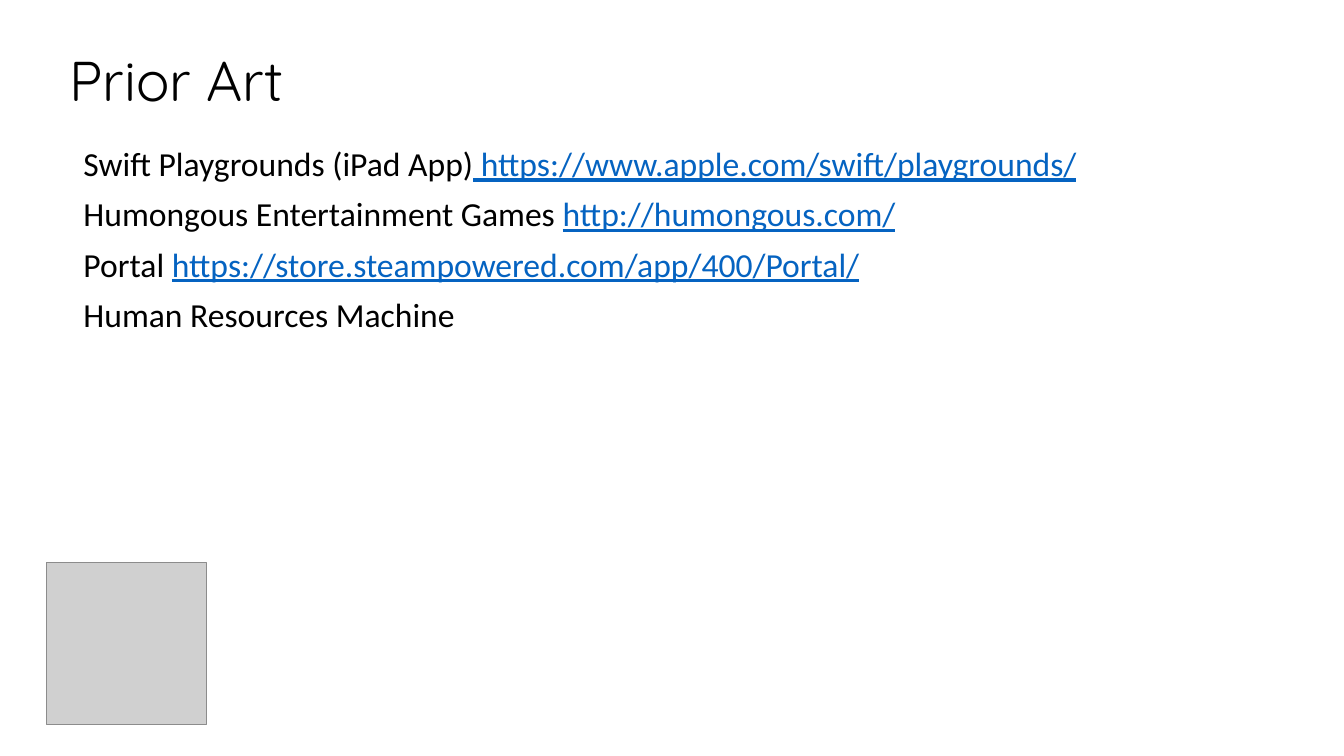
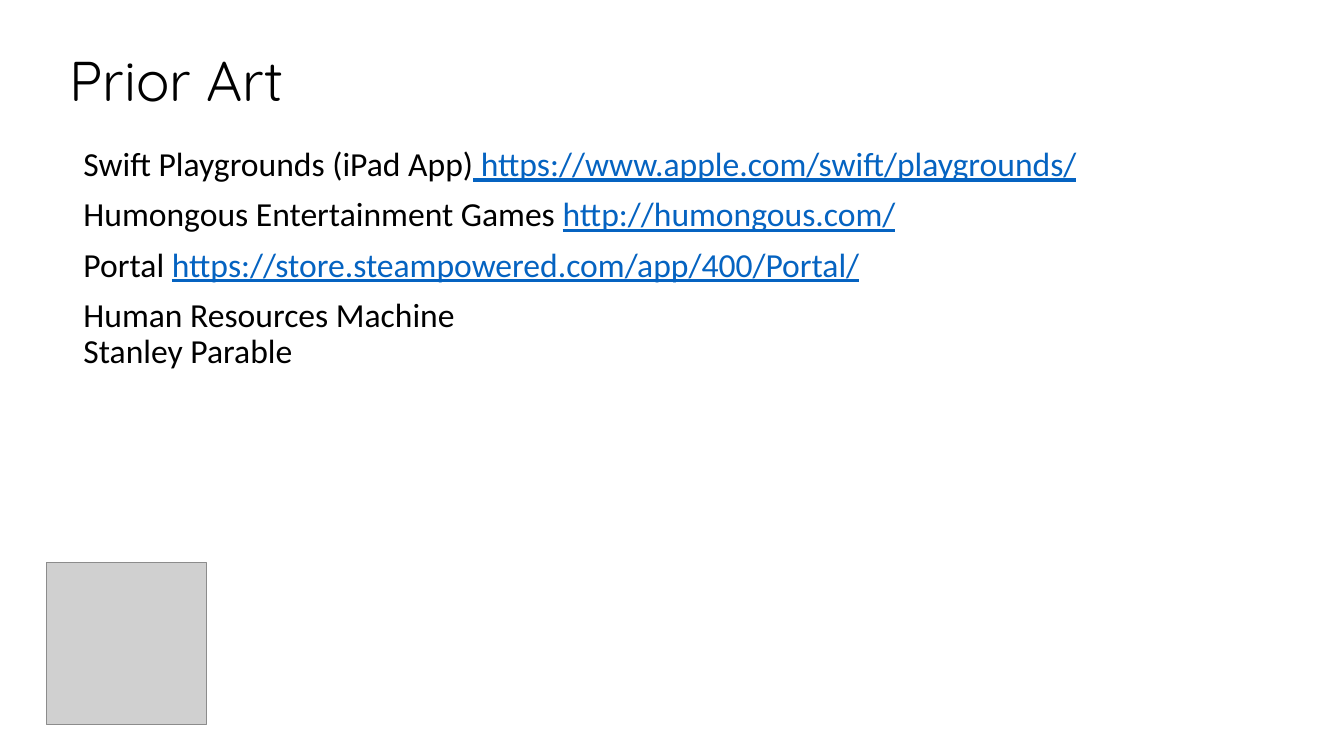
Before and after one commit to normannguyen/Matchablks, a slide deck: slide 10 of SIP_Round1_SIP_Norman-2.pptx (slide 9 before the commit). Drawn at 1344x756 pixels with LibreOffice and Linux fonts; fonts in the diff are those of the drawing; grey boxes stand for pictures; background and template pictures are left out. Boxes give left, top, right and bottom in pixels: in the first picture for what was removed or moved away, otherwise in the second. Text is boxed around its words. In the diff, an @@ line names an element or a change of style, - is before the commit and + after.

```diff
--- a/SIP_Round1_SIP_Norman-2.pptx
+++ b/SIP_Round1_SIP_Norman-2.pptx
@@ text at [83, 303, 455, 369]: text changed @@
-Human Resources Machine
+Human Resources Machine
+Stanley Parable
```
Also in this commit, not shown: 2 other slides changed, 1 slide added, 23 other files.
